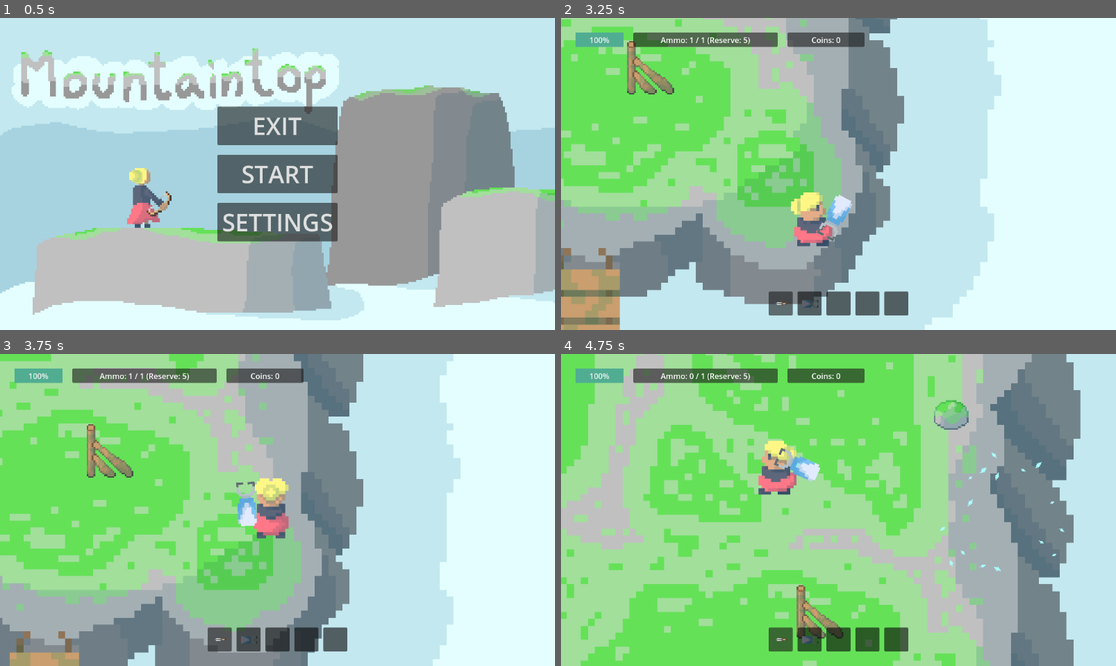
Above: before the commit, frames 1-4 (two rows, left to right).
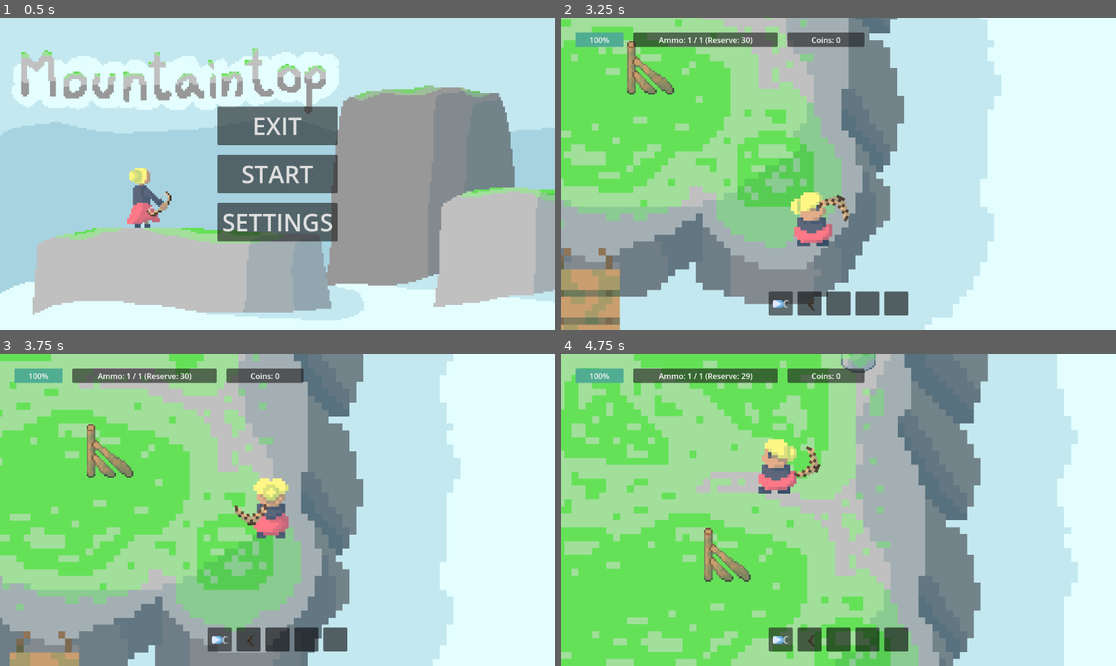
Above: after the commit, the same moments.

Repository: Kryzi/Eksamens-projekt
Game: Godot game, scene res://scenes/main_menu/main_menu.tscn
Same seed, same stepped clock (60 frames per second), same inputs: the game is played once before the commit and once after it. Sound files missing from this copy of the repository are replaced by a short silence.
Inputs (mouse positions are in pixels of both pictures, inside the frame that each line leads up to):
- Up to frame 1 (0.5 s): no input
- Up to frame 2 (3.25 s): click "START" at 0.5 s; move the mouse to (960, 158) at 1.27 s; hold D (Right) 1.28-2.03 s; tap 0 (0) at 1.35, 2.3, 2.85 s; tap X (x) at 1.55, 2.1, 3.05 s; move the mouse to (727, 189) at 2.02 s; hold S (Down) 2.03-2.78 s; move the mouse to (894, 105) at 2.77 s; hold D (Right) from 2.78 s (still down)
- Up to frame 3 (3.75 s): move the mouse to (249, 572) at 3.52 s; release D (Right) at 3.53 s; hold W (Up) from 3.53 s (still down); tap Shift (Dash) at 3.6 s
- Up to frame 4 (4.75 s): tap 0 (0) at 3.8 s; move the mouse to (1005, 556) at 4.27 s; release W (Up) at 4.28 s; press the mouse at (1005, 556) at 4.28 s; hold A (Left) from 4.28 s (still down); tap X (x) at 4.55 s

Frame 1 is identical in both runs. In frame 2, 0.7% of the frame differs, in the area x 17-53%, y 6-94%; in frame 3, 0.7%; in frame 4, 74%, in the area x 0-100%, y 0-100%.

Commit message:
fikset bug

Diff:
--- a/project.godot
+++ b/project.godot
@@ -30,6 +30,7 @@
 Skjold=""
 projectile=""
 obstacle=""
+Boomerang=""
 
 [input]
 
--- a/scenes/main/player.tscn
+++ b/scenes/main/player.tscn
@@ -26,6 +26,7 @@
 [ext_resource type="PackedScene" uid="uid://bf082ldlxis2j" path="res://scenes/weapons/basic_knife/basic_knife.tscn" id="20_y8slu"]
 [ext_resource type="Script" path="res://scripts/ui/camera_2d.gd" id="21_xaw4o"]
 [ext_resource type="Script" path="res://scripts/weapons/reload_bar.gd" id="22_y1rj5"]
+[ext_resource type="PackedScene" uid="uid://d0v146npydiyy" path="res://scenes/weapons/boomerang/boomerang_weapon.tscn" id="23_unme0"]
 [ext_resource type="PackedScene" uid="uid://c8qnpo7dkw86m" path="res://scenes/weapons/ice_cannon/ice_cannon.tscn" id="26_klgc6"]
 [ext_resource type="AudioStream" uid="uid://bpicuej6pb1f2" path="res://sounds/GedSlapSound.mp3" id="27_1juf4"]
 [ext_resource type="AudioStream" uid="uid://bdr76qsc0x73l" path="res://sounds/HitSound.mp3" id="28_dg55l"]
@@ -217,6 +218,8 @@
 
 [node name="IsKanon" parent="Weapon" instance=ExtResource("26_klgc6")]
 
+[node name="Boomerang (weapon)" parent="Weapon" instance=ExtResource("23_unme0")]
+
 [node name="Damage" type="Area2D" parent="."]
 
 [node name="Hitbox" type="CollisionShape2D" parent="Damage"]
--- a/scenes/weapons/boomerang/boomerang_weapon.tscn
+++ b/scenes/weapons/boomerang/boomerang_weapon.tscn
@@ -16,7 +16,7 @@
 "speed": 5.0
 }]
 
-[node name="Boomerang (weapon)" type="Node2D"]
+[node name="Boomerang (weapon)" type="Node2D" groups=["Boomerang"]]
 scale = Vector2(5, 5)
 script = ExtResource("1_1tt54")
 Boomerang = ExtResource("2_42sl5")
--- a/scripts/weapons/reload_bar.gd
+++ b/scripts/weapons/reload_bar.gd
@@ -22,7 +22,7 @@
 func _process(delta: float) -> void:
 	var current_weapon = weapon.weapons[weapon.currentWeapon]
 	if current_weapon.ranged == true:
-		if current_weapon.reloading == true and current_weapon.name != "Boomerang (weapon)":
+		if current_weapon.reloading == true and not current_weapon.is_in_group("Boomerang"):
 
 			if current_weapon.reserveAmmo == 0 and current_weapon.currentAmmo == 0:
 				return
Not shown: 1 places in scenes/main/player.tscn that only renumber resources
